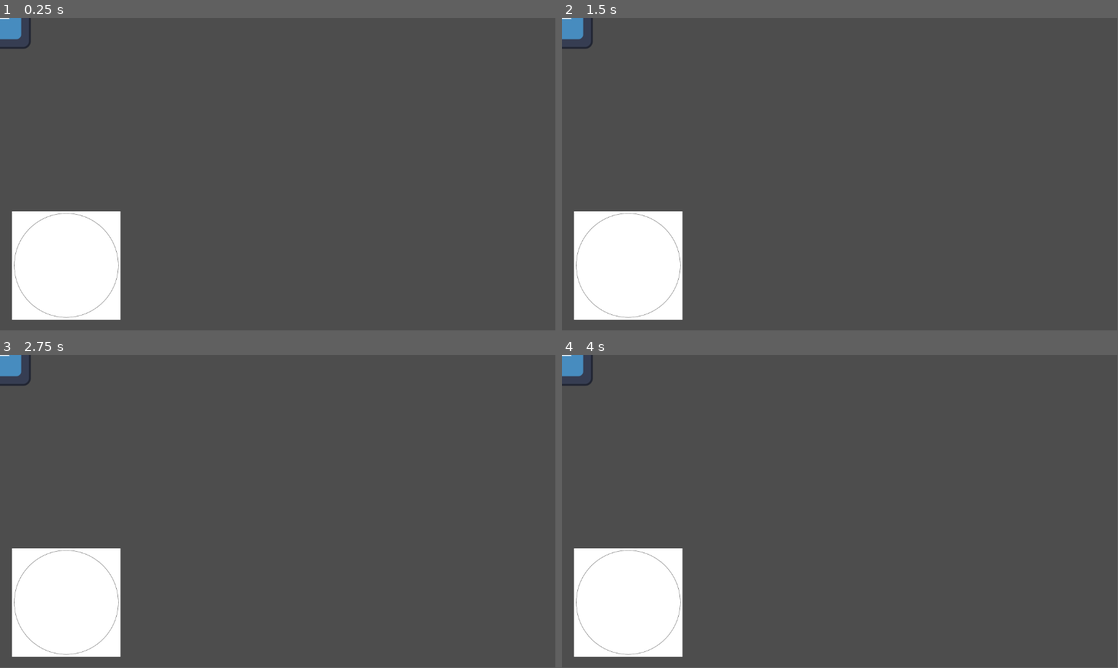
Above: before the commit, frames 1-4 (two rows, left to right).
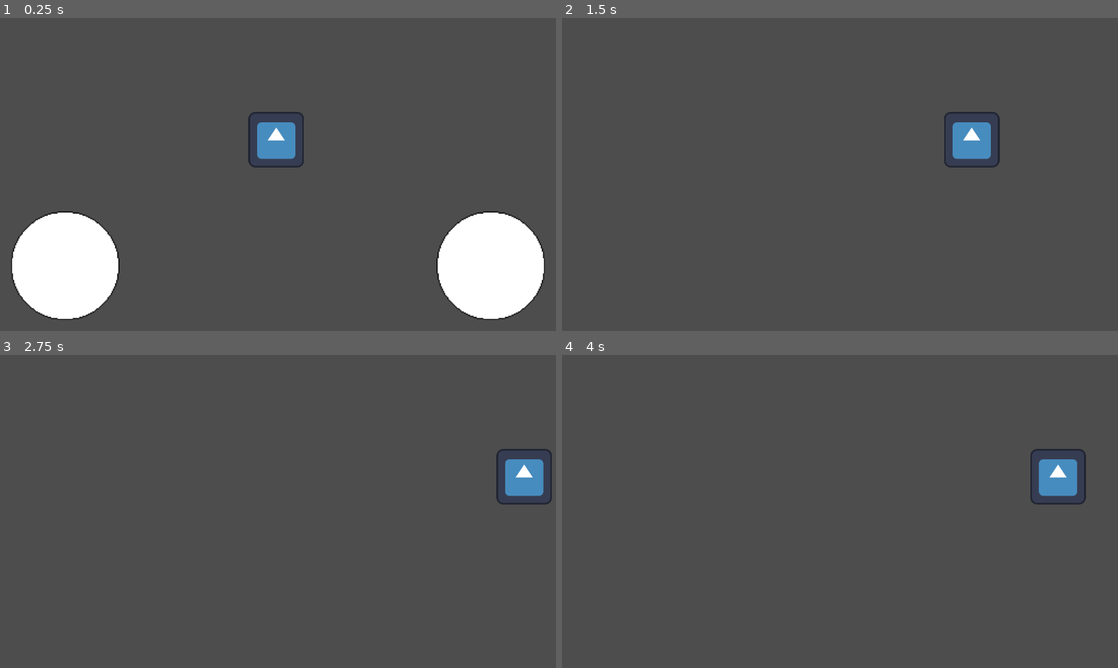
Above: after the commit, the same moments.

Repository: MemeFlier/gunpointbutbetter
Game: Godot game, scene res://World/World.tscn
Same seed, same stepped clock (60 frames per second), same inputs: the game is played once before the commit and once after it. Before the commit the project starts from res://hi.tscn. The engine's default icon, where the game draws it, is replaced by a stand-in: a white triangle on a blue panel in a dark square.
Inputs (mouse positions are in pixels of both pictures, inside the frame that each line leads up to):
- Up to frame 1 (0.25 s): no input
- Up to frame 2 (1.5 s): tap Enter at 0.5 s; move the mouse to (962, 158) at 0.52 s; hold D (right) 0.53-1.25 s; click (962, 158) at 0.67 s; drag from (728, 190) to (812, 237) at 1.27 s
- Up to frame 3 (2.75 s): move the mouse to (333, 442) at 2.02 s; hold D (right) from 2.03 s (still down)
- Up to frame 4 (4 s): release D (right) at 2.75 s; drag from (812, 574) to (673, 464) at 2.77 s; tap Space at 3.5 s; move the mouse to (1006, 558) at 3.52 s; hold A (left) from 3.53 s (still down)
In our replay, the window is 799x449 before the commit and 800x450 after it. These sizes can differ from the game's own. Grey fills any space a smaller window leaves; there, only what the larger window draws over its background counts as a difference.

The runs differ from the first frame. In frame 1, 8.5% of the frame differs, in the area x 0-98%, y 0-97%; in frame 2, 8.2%; in frame 3, 8.2%; in frame 4, 8.2%.

Commit message:
Bug Fixes

Diff:
--- a/CanvasLayer.gd
+++ /dev/null
@@ -1,7 +0,0 @@
-extends CanvasLayer
-var cool_input_1 = Vector2.ZERO
-
-func _input(event):
-	if event is InputEventScreenTouch or event is InputEventScreenDrag:
-		if $TouchScreenButton.is_pressed():
-			cool_input_1 = (event.position-$TouchScreenButton.position-Vector2(110,110)).normalized()
--- a/CharacterBody2D.gd
+++ /dev/null
@@ -1,10 +0,0 @@
-extends CharacterBody2D
-var cool_output_1 = Vector2.ZERO
-@export var frick = 0.7
-@export var sped = 1
-func _process(delta):
-	var input_vector = cool_output_1
-	input_vector*=sped*delta
-	velocity+=input_vector
-	velocity*=pow(frick,delta)
-	move_and_slide()
--- /dev/null
+++ b/Controls.gd
@@ -0,0 +1,22 @@
+extends CanvasLayer
+
+var move_input = Vector2.ZERO
+var shoot_input = Vector2.ZERO
+
+var buttonRad = 125
+
+func _input(event):
+	if event is InputEventScreenTouch or event is InputEventScreenDrag:
+		if $Movement.is_pressed():
+			move_input = (event.position-$Movement.position-Vector2(buttonRad,buttonRad)).normalized()
+		else:
+			move_input = Vector2.ZERO
+
+		if $Shooting.is_pressed():
+			shoot_input = (event.position-$Shooting.position-Vector2(buttonRad,buttonRad)).normalized()
+		else:
+			shoot_input = Vector2.ZERO
+
+func _process(delta):
+	if(Global.keyboard):
+		queue_free()
--- /dev/null
+++ b/Global.gd
@@ -0,0 +1,3 @@
+extends Node
+
+var keyboard = false
--- /dev/null
+++ b/Player/Player.gd
@@ -0,0 +1,29 @@
+extends CharacterBody2D
+
+@export var FRICTION = 0.9
+@export var ACCELERATION = 3000
+@export var MAX_SPEED = 2000
+
+var joystickMoveInput = Vector2.ZERO
+var joystickShootInput = Vector2.ZERO
+
+func _process(delta):
+	var input_vector = Vector2.ZERO
+	input_vector.y = Input.get_axis("up", "down")
+	input_vector.x = Input.get_axis("left", "right")
+	if(input_vector != Vector2.ZERO):
+		Global.keyboard = true
+	else:
+		input_vector = joystickMoveInput
+
+	velocity += input_vector * ACCELERATION * delta
+	velocity = clampV(velocity, MAX_SPEED)
+
+	velocity *= FRICTION
+
+	move_and_slide()
+
+func clampV(vector, max):
+	if(pow(pow(vector.x, 2) + pow(vector.y, 2), 0.5) > max):
+		return (vector.normalized() * max)
+	return(vector)
--- /dev/null
+++ b/Player/Player.tscn
@@ -0,0 +1,12 @@
+[gd_scene load_steps=3 format=3 uid="uid://iuul7tngo6od"]
+
+[ext_resource type="Script" path="res://Player/Player.gd" id="1_jdqup"]
+[ext_resource type="Texture2D" uid="uid://b37awtulccb7i" path="res://icon.svg" id="2_wnp65"]
+
+[node name="Player" type="CharacterBody2D"]
+script = ExtResource("1_jdqup")
+frick = 0.001
+sped = 300
+
+[node name="Icon" type="Sprite2D" parent="."]
+texture = ExtResource("2_wnp65")
--- /dev/null
+++ b/World/World.gd
@@ -0,0 +1,5 @@
+extends Node2D
+func _process(delta):
+	if(!Global.keyboard):
+		$Player.joystickMoveInput = $Controls.move_input
+		$Player.joystickShootInput = $Controls.shoot_input
--- /dev/null
+++ b/World/World.tscn
@@ -0,0 +1,30 @@
+[gd_scene load_steps=6 format=3 uid="uid://dtietxqdpb4ma"]
+
+[ext_resource type="Script" path="res://World/World.gd" id="1_wmfey"]
+[ext_resource type="PackedScene" uid="uid://iuul7tngo6od" path="res://Player/Player.tscn" id="2_6eium"]
+[ext_resource type="Script" path="res://Controls.gd" id="3_2o7x1"]
+[ext_resource type="Texture2D" uid="uid://cufhtatj8knet" path="res://Images/Joystick.png" id="4_aac2h"]
+
+[sub_resource type="CircleShape2D" id="CircleShape2D_ssj8n"]
+radius = 50.0
+
+[node name="World" type="Node2D"]
+script = ExtResource("1_wmfey")
+
+[node name="Player" parent="." instance=ExtResource("2_6eium")]
+position = Vector2(636, 280)
+
+[node name="Controls" type="CanvasLayer" parent="."]
+script = ExtResource("3_2o7x1")
+
+[node name="Movement" type="TouchScreenButton" parent="Controls"]
+position = Vector2(25, 445)
+scale = Vector2(2.5, 2.5)
+texture_normal = ExtResource("4_aac2h")
+shape = SubResource("CircleShape2D_ssj8n")
+
+[node name="Shooting" type="TouchScreenButton" parent="Controls"]
+position = Vector2(1005, 445)
+scale = Vector2(2.5, 2.5)
+texture_normal = ExtResource("4_aac2h")
+shape = SubResource("CircleShape2D_ssj8n")
--- a/hi.gd
+++ /dev/null
@@ -1,3 +0,0 @@
-extends Node2D
-func _process(delta):
-	$Gamer.cool_output_1 = $TS.cool_input_1
--- a/hi.tscn
+++ /dev/null
@@ -1,29 +0,0 @@
-[gd_scene load_steps=7 format=3 uid="uid://dtietxqdpb4ma"]
-
-[ext_resource type="Script" path="res://CharacterBody2D.gd" id="1_0c441"]
-[ext_resource type="Script" path="res://hi.gd" id="1_uqjha"]
-[ext_resource type="Texture2D" uid="uid://b37awtulccb7i" path="res://icon.svg" id="2_1jp7w"]
-[ext_resource type="Script" path="res://CanvasLayer.gd" id="3_4ujve"]
-[ext_resource type="Texture2D" uid="uid://c06osm37n5hkx" path="res://download.png" id="4_o84cr"]
-
-[sub_resource type="CircleShape2D" id="CircleShape2D_ssj8n"]
-radius = 110.0
-
-[node name="hi" type="Node2D"]
-script = ExtResource("1_uqjha")
-
-[node name="Gamer" type="CharacterBody2D" parent="."]
-script = ExtResource("1_0c441")
-frick = 0.001
-sped = 300
-
-[node name="Icon" type="Sprite2D" parent="Gamer"]
-texture = ExtResource("2_1jp7w")
-
-[node name="TS" type="CanvasLayer" parent="."]
-script = ExtResource("3_4ujve")
-
-[node name="TouchScreenButton" type="TouchScreenButton" parent="TS"]
-position = Vector2(25, 401)
-texture_normal = ExtResource("4_o84cr")
-shape = SubResource("CircleShape2D_ssj8n")
--- a/project.godot
+++ b/project.godot
@@ -11,13 +11,19 @@
 [application]
 
 config/name="Gunpointbutbetter"
-run/main_scene="res://hi.tscn"
+run/main_scene="res://World/World.tscn"
 config/features=PackedStringArray("4.0", "Forward Plus")
 config/icon="res://icon.svg"
 
+[autoload]
+
+Global="*res://Global.gd"
+
 [display]
 
-window/size/resizable=false
+window/size/viewport_width=1280
+window/size/viewport_height=720
+window/stretch/mode="canvas_items"
 
 [input]
 
Binary file added: Images/Joystick.png
Not shown, changed: Images/Joystick.png.import
Binary file removed: download.png
